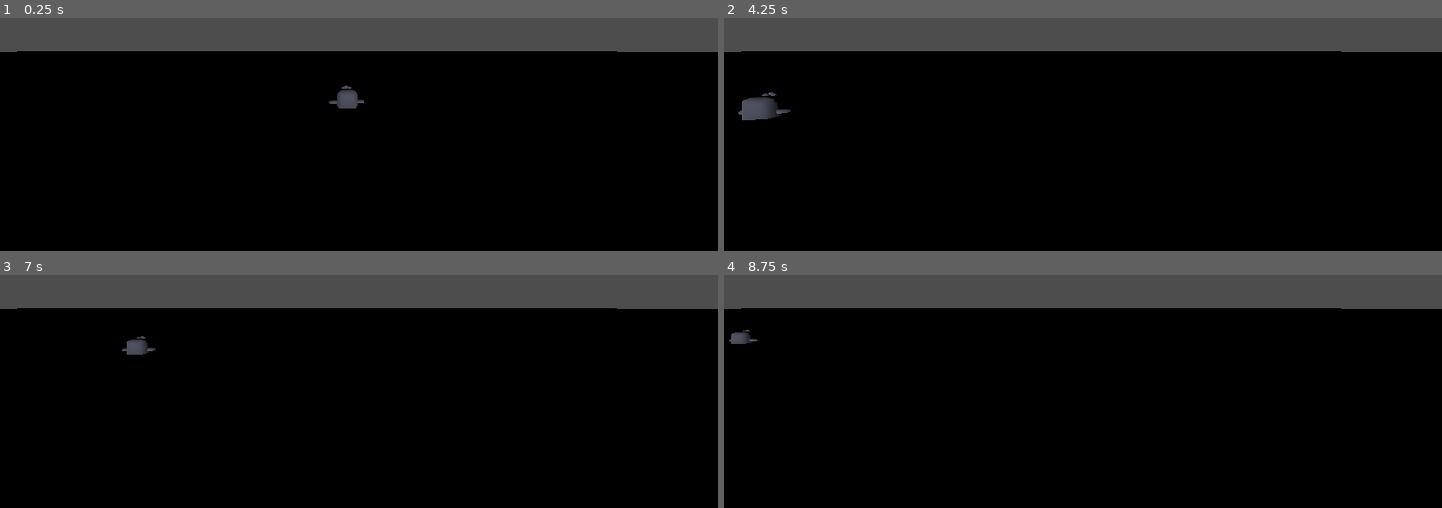
Above: before the commit, frames 1-4 (two rows, left to right).
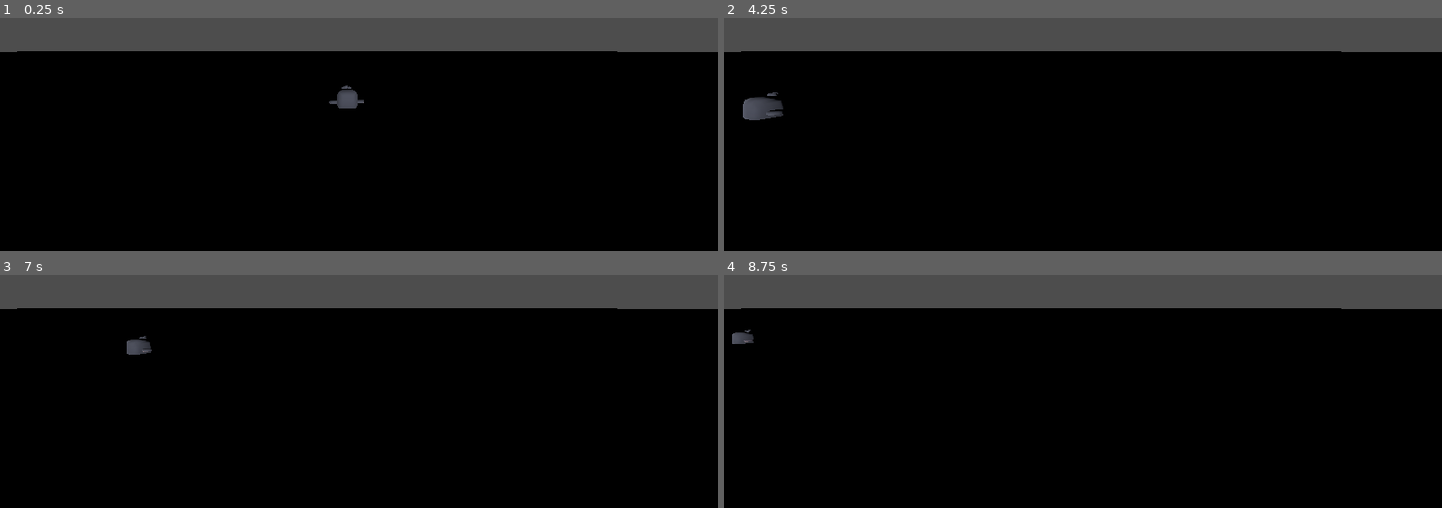
Above: after the commit, the same moments.

Repository: StudioXPEtudiant/25-26.FR.JEU.S5.Pirate-s-Quest
Game: Godot game, scene res://ile test_3d.tscn
Same seed, same stepped clock (60 frames per second), same inputs: the game is played once before the commit and once after it. This scene is started directly instead of the project's main scene.
Inputs (mouse positions are in pixels of both pictures, inside the frame that each line leads up to):
- Up to frame 1 (0.25 s): no input
- Up to frame 2 (4.25 s): tap Enter at 0.5 s; move the mouse to (1240, 29) at 0.52 s; hold A (moveRight) 0.53-1.28 s; right-click (1240, 29) at 0.6 s; move the mouse to (939, 69) at 1.27 s; hold W (moveDown) 1.28-2.03 s; right-click (939, 69) at 1.35 s; move the mouse to (outside the picture) at 2.02 s; hold A (moveRight) 2.03-2.78 s; right-click (outside the picture) at 2.1 s; move the mouse to (1047, 129) at 2.77 s; hold S (moveUp) 2.78-3.53 s; right-click (1047, 129) at 2.85 s; tap Space at 3.5 s; move the mouse to (1298, 111) at 3.52 s; hold D (moveLeft) from 3.53 s (still down); right-click (1298, 111) at 3.6 s
- Up to frame 3 (7 s): move the mouse to (outside the picture) at 4.27 s; right-click (outside the picture) at 4.35 s; move the mouse to (394, 307) at 5.02 s; release D (moveLeft) at 5.03 s; hold W (moveDown) 5.03-5.78 s; right-click (394, 307) at 5.1 s; tap Enter at 5.75 s; move the mouse to (outside the picture) at 5.77 s; hold A (moveRight) 5.78-6.53 s; right-click (outside the picture) at 5.85 s; move the mouse to (516, 286) at 6.52 s; hold S (moveUp) from 6.53 s (still down); right-click (516, 286) at 6.6 s
- Up to frame 4 (8.75 s): move the mouse to (939, 326) at 7.27 s; release S (moveUp) at 7.28 s; hold A (moveRight) 7.28-8.03 s; right-click (939, 326) at 7.35 s; tap Space at 8 s; move the mouse to (outside the picture) at 8.02 s; hold W (moveDown) from 8.03 s (still down); right-click (outside the picture) at 8.1 s

The runs differ from the first frame. In frame 2, 0.1% of the frame differs, in the area x 2-10%, y 31-44%; in frame 3, less than 0.1%; in frame 4, less than 0.1%.

Commit message:
ajout d'une rotation pas fini

Diff:
--- a/ile test_3d.tscn
+++ b/ile test_3d.tscn
@@ -31,4 +31,4 @@
 transform = Transform3D(1, 0, 0, 0, -0.986788, -0.162017, 0, 0.162017, -0.986788, 0, 1.03049, 0)
 
 [node name="RigidBody3D" parent="." instance=ExtResource("1_ujjnc")]
-transform = Transform3D(1, 0, 0, 0, 1, 0, 0, 0, 1, 0, 0.897084, 4.03171)
+transform = Transform3D(1, 0, 0, 0, 1, 0, 0, 0, 1, 0, 1.64747, 4.03171)
--- a/move.gd
+++ b/move.gd
@@ -6,6 +6,8 @@
 	velocity.x = Input.get_axis("moveLeft","moveRight") * moveSpeed
 	velocity.z = Input.get_axis("moveUp","moveDown") * moveSpeed
 	move_and_slide()
+	if Input.is_action_pressed("moveUp"):
+		rotation.y = 100
 # Called when the node enters the scene tree for the first time.
 func _ready():
 	pass # Replace with function body.
